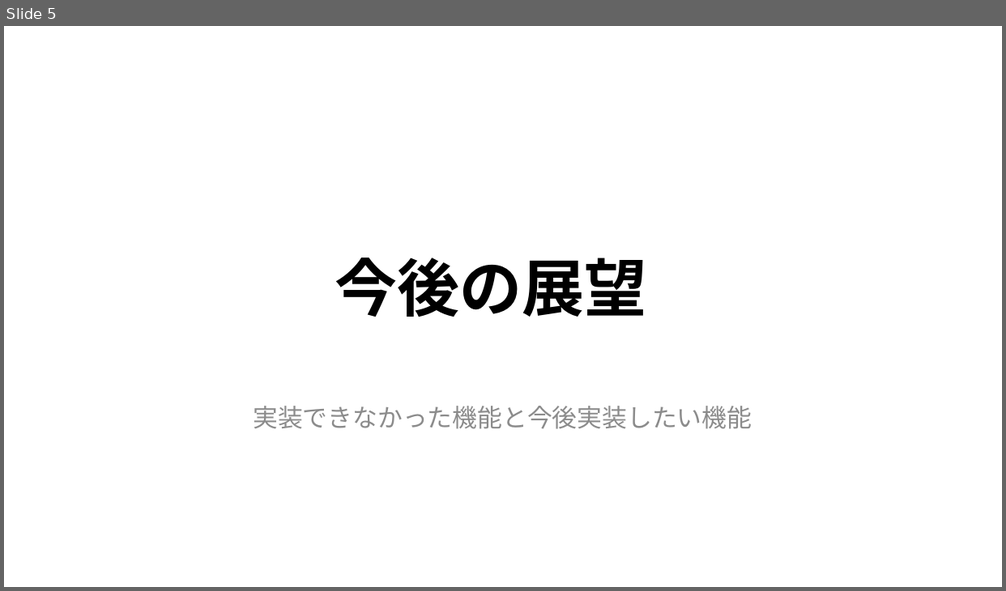
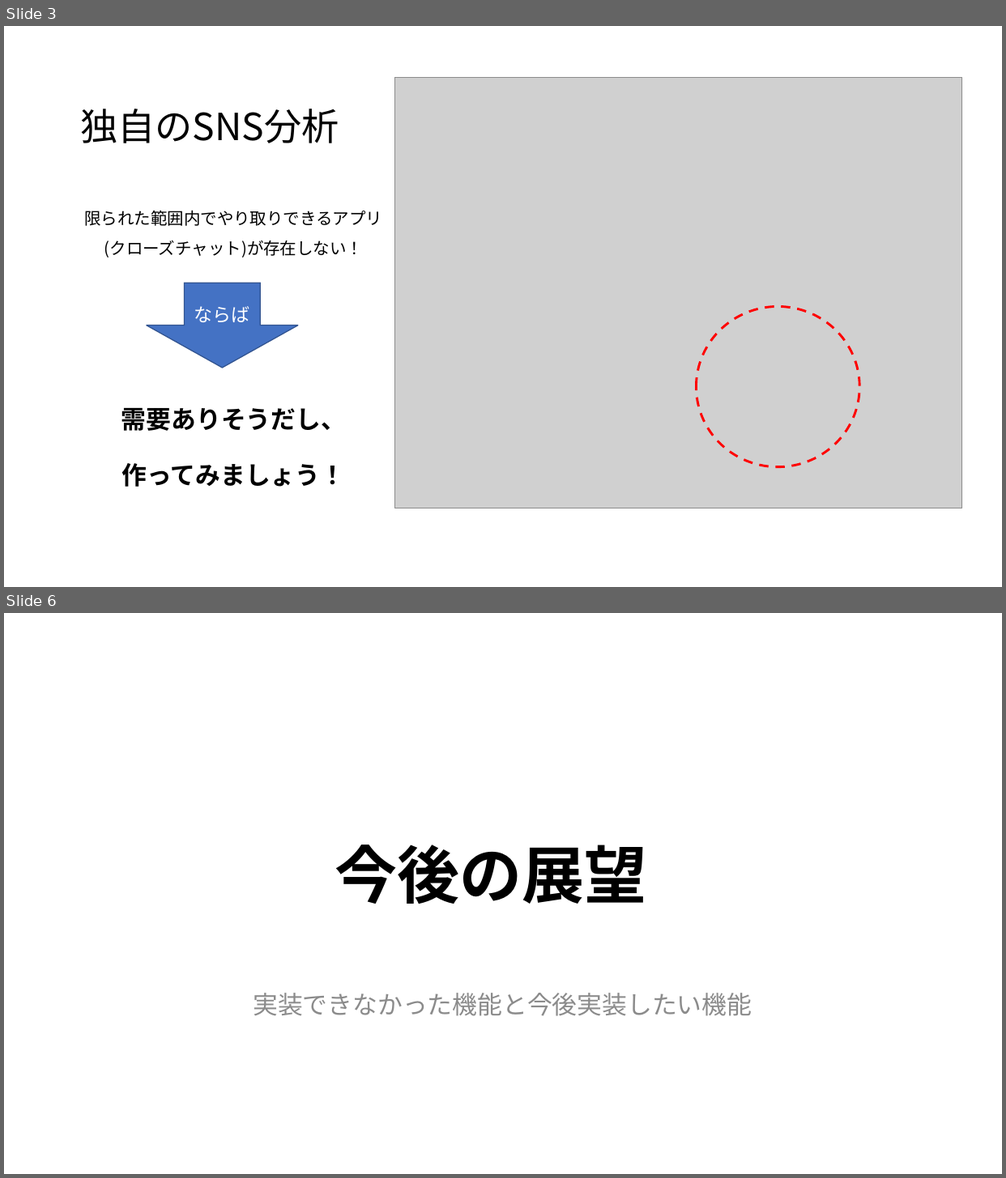
Before and after one commit to tetsu9179/TheaterRoom, a slide deck: 発表会資料.pptx. Shown one above the other, each under a label of ours: slide 5 before the commit, slides 3 and 6 after it; the slides between them are not shown. The pictures are 1006x591 and 1006x1178 pixels, drawn with LibreOffice and Linux fonts; fonts in the diff are those of the drawing; grey boxes stand for pictures. Boxes give left, top, right and bottom in pixels: in the first picture for what was removed or moved away, otherwise in the second. Text is boxed around its words. In the diff, an @@ line names an element or a change of style, - is before the commit and + after.

```diff
--- a/発表会資料.pptx
+++ b/発表会資料.pptx
@@ slide 3 added at (x1=4, y1=26, x2=1002, y2=587), background #FFFFFF @@
@@ picture added at (x1=394, y1=77, x2=962, y2=508) @@
@@ title added at (x1=80, y1=109, x2=339, y2=143), 36 pt, text #000000 @@
+独自のSNS分析
@@ text added at (x1=84, y1=210, x2=382, y2=487), 16 pt, text #000000 @@
+限られた範囲内でやり取りできるアプリ(クローズチャット)が存在しない！
+需要ありそうだし、
+作ってみましょう！
@@ down arrow added at (x1=147, y1=283, x2=298, y2=367), fill #4472C4, outline #325491 1 pt, 18 pt, text #FFFFFF @@
+ならば
@@ ellipse added at (x1=697, y1=307, x2=859, y2=467), outline #FF0000 2.25 pt dashed @@
@@ what was slide 5 is now slide 6 @@
```
Also in this commit, not shown: 4 slides changed, 2 other slides added, 1 slide removed.
